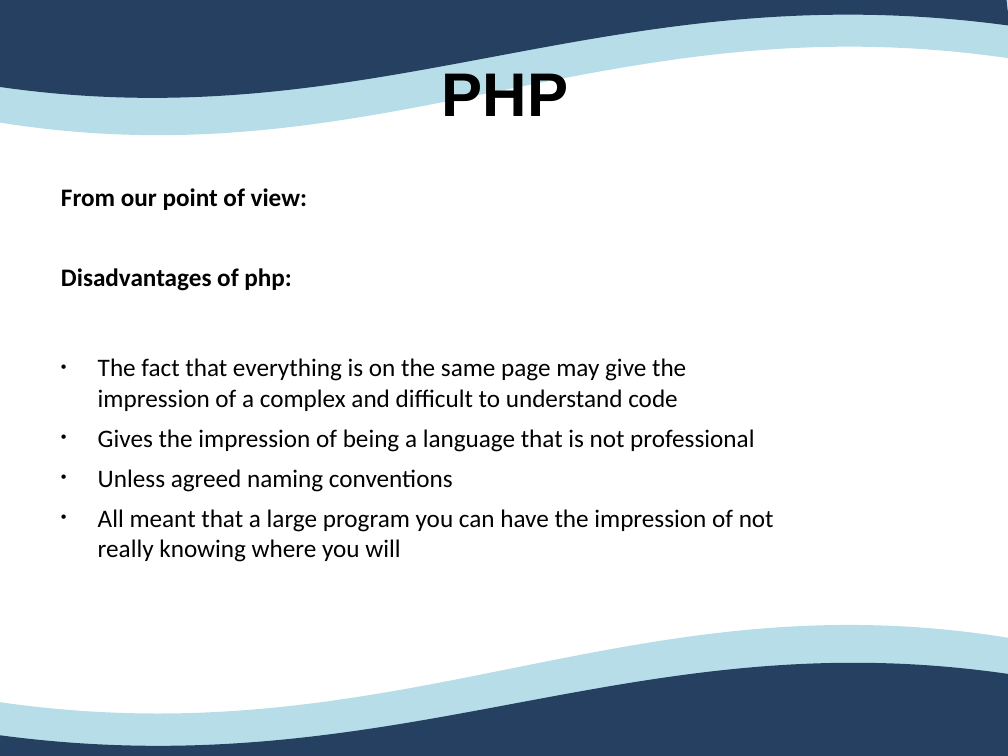
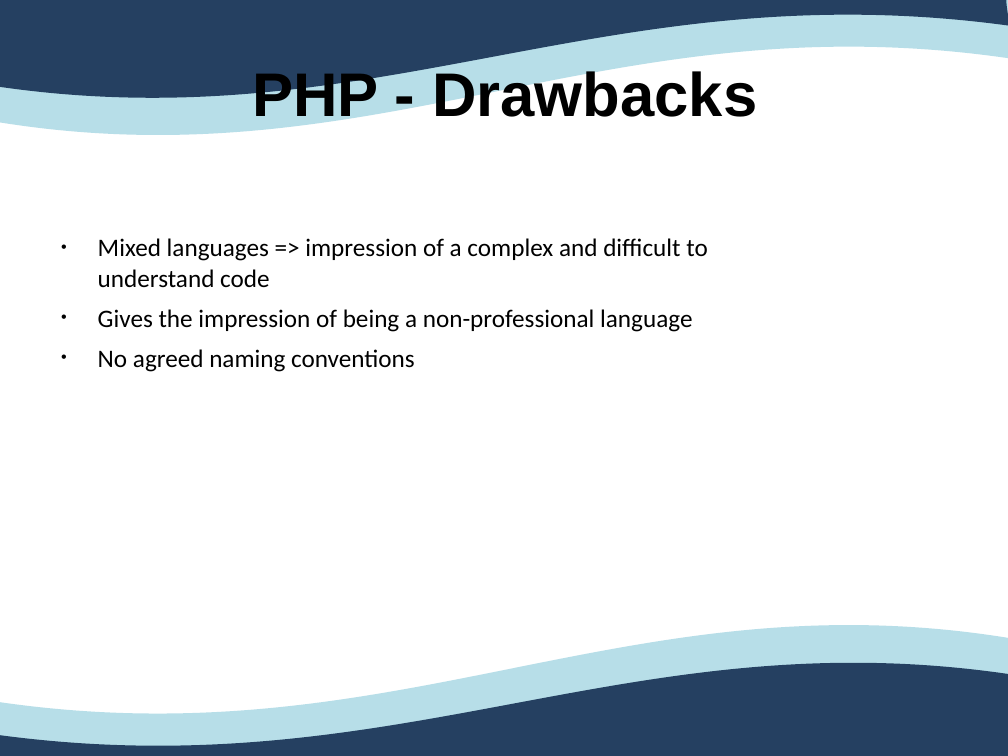
Before and after one commit to Ovan33/Immobilier, a slide deck: slide 6 of docs/Rapport/ProjetTuteureAnglais.ppt (slide 5 before the commit). Drawn at 1008x756 pixels with LibreOffice and Linux fonts; fonts in the diff are those of the drawing. Boxes give left, top, right and bottom in pixels: in the first picture for what was removed or moved away, otherwise in the second. Text is boxed around its words. In the diff, an @@ line names an element or a change of style, - is before the commit and + after.

```diff
--- a/docs/Rapport/ProjetTuteureAnglais.ppt
+++ b/docs/Rapport/ProjetTuteureAnglais.ppt
@@ freeform shape at <box>0,0,1008,98</box>: outline redrawn @@
@@ text at <box>252,67,757,128</box>: text changed @@
-PHP
+PHP - Drawbacks
@@ text at <box>98,238,707,372</box>: text changed @@
-From our point of view:
-Disadvantages of php:
-• The fact that everything is on the same page may give the impression of a complex and difficult to understand code
-• Gives the impression of being a language that is not professional
-• Unless agreed naming conventions
-• All meant that a large program you can have the impression of not really knowing where you will
+• Mixed languages => impression of a complex and difficult to understand code
+• Gives the impression of being a non-professional language
+• No agreed naming conventions
```
Also in this commit, not shown: 21 other slides changed, 3 slides added, 2 slides removed.
